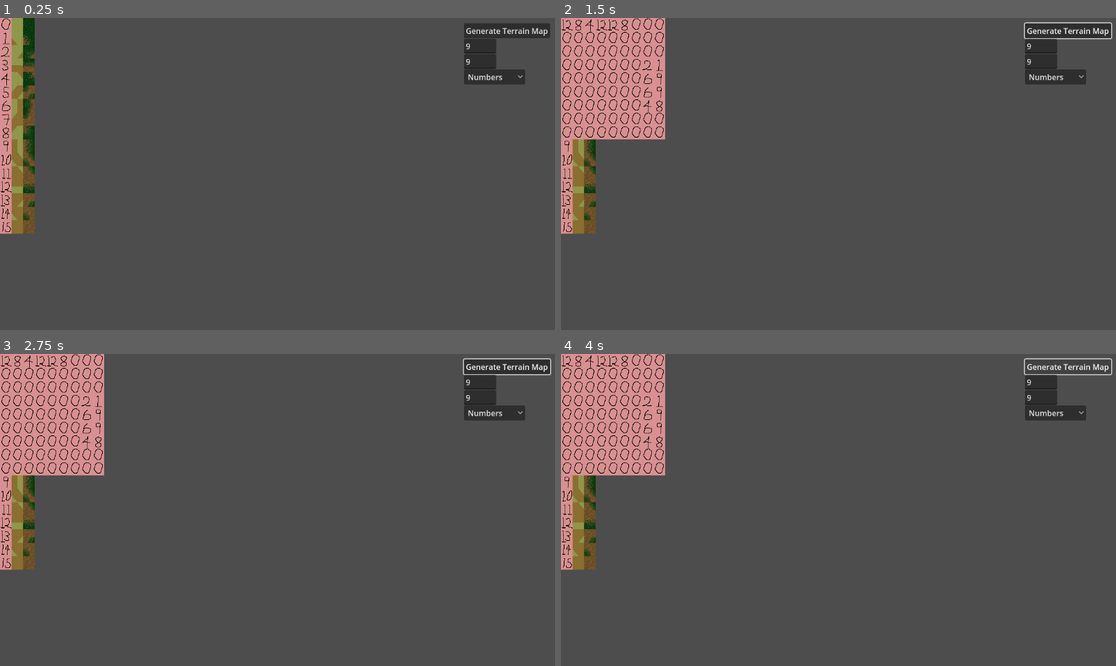
Above: before the commit, frames 1-4 (two rows, left to right).
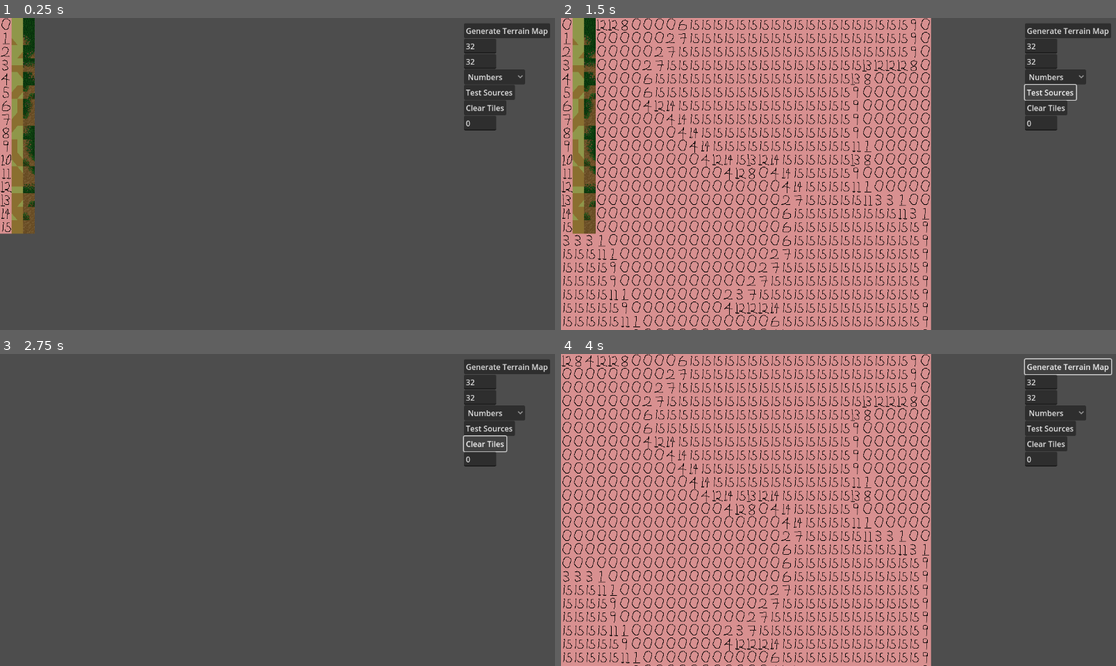
Above: after the commit, the same moments.

Repository: 28jb11/space-game
Game: Godot game, scene res://scenes/test_bed.tscn
Two runs of this game, one before a commit and one after it. Both use one fixed random seed, a clock stepped at 60 frames per second and the inputs below.
Inputs (mouse positions are in pixels of both pictures, inside the frame that each line leads up to):
- Up to frame 1 (0.25 s): no input
- Up to frame 2 (1.5 s): click "Generate Terrain Map" at 0.5 s; click (1049, 92) at 1.25 s, where only the run after the commit has a clickable "Test Sources"
- Up to frame 3 (2.75 s): click (482, 444) at 2 s, where only the run after the commit has a clickable "Clear Tiles"
- Up to frame 4 (4 s): click "Numbers" at 2.75 s; click "Generate Terrain Map" at 3.5 s

The runs differ from the first frame. In frame 1, 1.0% of the frame differs, in the area x 83-93%, y 8-37%; in frame 2, 59%, in the area x 0-100%, y 0-100%; in frame 3, 10%; in frame 4, 59%.

Commit message:
added seed and terrain selection to testing UI

Diff:
--- a/scenes/test_bed.tscn
+++ b/scenes/test_bed.tscn
@@ -58,7 +58,7 @@
 offset_top = 32.0
 offset_right = 67.0625
 offset_bottom = 63.0
-text = "9"
+text = "32"
 placeholder_text = "Height"
 
 [node name="WidthInput" type="LineEdit" parent="TestControls"]
@@ -66,8 +66,33 @@
 offset_top = 64.0
 offset_right = 67.0625
 offset_bottom = 95.0
-text = "9"
+text = "32"
 placeholder_text = "Width"
+
+[node name="TestSources" type="Button" parent="TestControls"]
+layout_mode = 0
+offset_top = 128.0
+offset_right = 106.0
+offset_bottom = 159.0
+text = "Test Sources"
+
+[node name="ClearTiles" type="Button" parent="TestControls"]
+layout_mode = 0
+offset_top = 160.0
+offset_right = 88.0
+offset_bottom = 191.0
+text = "Clear Tiles"
+
+[node name="Seed" type="LineEdit" parent="TestControls"]
+layout_mode = 0
+offset_top = 192.0
+offset_right = 67.0625
+offset_bottom = 223.0
+text = "0"
+placeholder_text = "Seed"
 
 [connection signal="pressed" from="TestControls/GenerateTerrainButton" to="." method="_on_generate_terrain_button_pressed"]
 [connection signal="item_selected" from="TestControls/SelectTerrainMenu" to="." method="_on_select_terrain_menu_item_selected"]
+[connection signal="pressed" from="TestControls/TestSources" to="." method="_on_test_sources_pressed"]
+[connection signal="pressed" from="TestControls/ClearTiles" to="." method="_on_clear_tiles_pressed"]
+[connection signal="text_submitted" from="TestControls/Seed" to="." method="_on_seed_text_submitted"]
--- a/scripts/generate_terrain.gd
+++ b/scripts/generate_terrain.gd
@@ -28,3 +28,6 @@
 # Called every frame. 'delta' is the elapsed time since the previous frame.
 func _process(delta: float) -> void:
 	pass
+
+func set_seed(seed: int):
+	noise.seed = seed
--- a/scripts/test_bed.gd
+++ b/scripts/test_bed.gd
@@ -23,9 +23,24 @@
 	pass
 
 func _on_generate_terrain_button_pressed() -> void:
+	generate_terrain()
+	# print(terrain_map)
+
+func generate_terrain():
 	var terrain_map = terrain_generator.generate_terrain_grid(int(width_input.text), int(height_input.text))
 	tile_wrapper.apply_tiles(terrain_map, terrain_id, tile_sources[terrain_id])
-	print(terrain_map)
 
 func _on_select_terrain_menu_item_selected(index: int) -> void:
 	terrain_id = index
+
+
+func _on_test_sources_pressed() -> void:
+	tile_wrapper.test_tileset_sources(tile_sources)
+
+
+func _on_clear_tiles_pressed() -> void:
+	tile_wrapper.clear()
+
+func _on_seed_text_submitted(new_text: String) -> void:
+	terrain_generator.set_seed(int(new_text))
+	generate_terrain()
